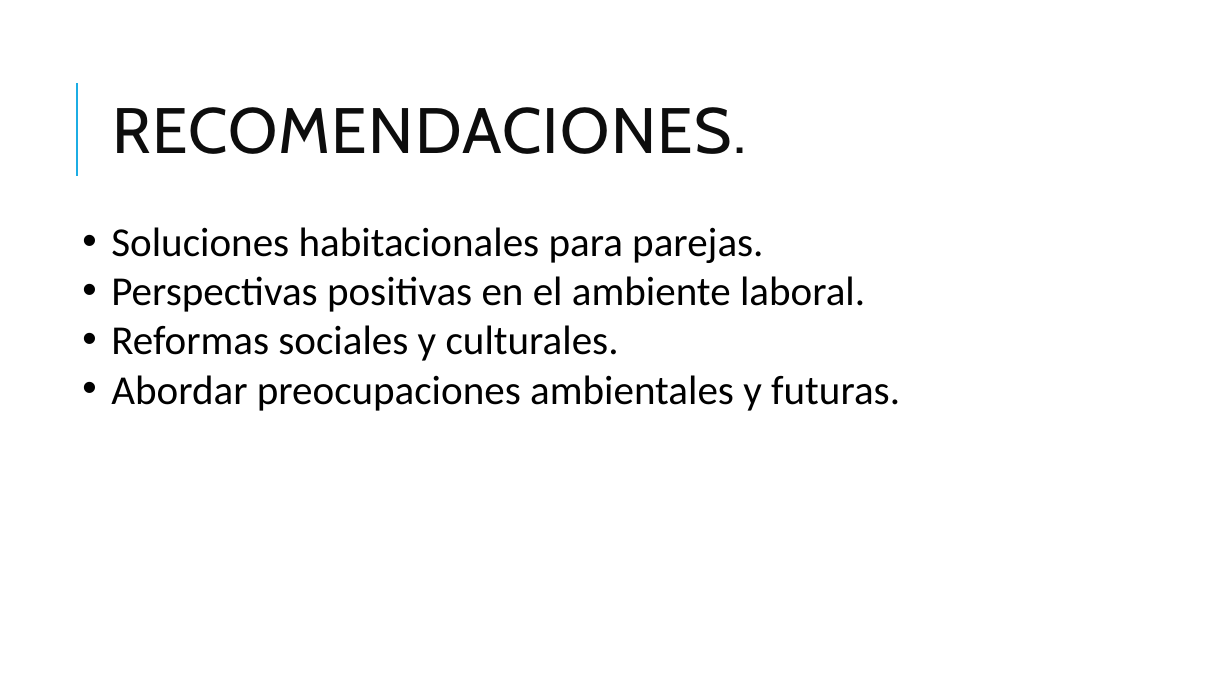
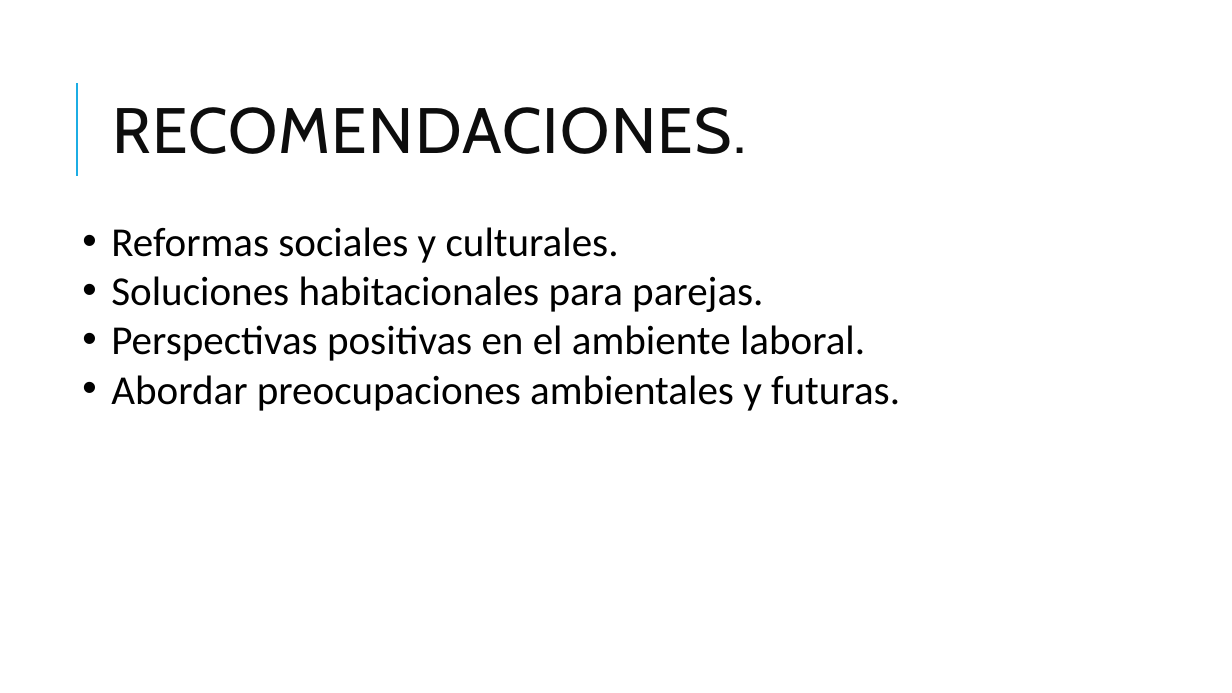
Before and after one commit to llasso05/Proyecto_Final_Modelos_Predictivos, a slide deck: slide 11 of Deliverables/PresentationFinal.pptx. Drawn at 1232x693 pixels with LibreOffice and Linux fonts; fonts in the diff are those of the drawing. Boxes give left, top, right and bottom in pixels: in the first picture for what was removed or moved away, otherwise in the second. Text is boxed around its words. In the diff, an @@ line names an element or a change of style, - is before the commit and + after.

```diff
--- a/Deliverables/PresentationFinal.pptx
+++ b/Deliverables/PresentationFinal.pptx
@@ text at [111,227,619,263]: paragraph added @@
+• Reformas sociales y culturales.
@@ text at [111,325,619,361]: paragraph removed @@
-• Reformas sociales y culturales.
```
Also in this commit, not shown: 4 other slides changed, 1 other file.
